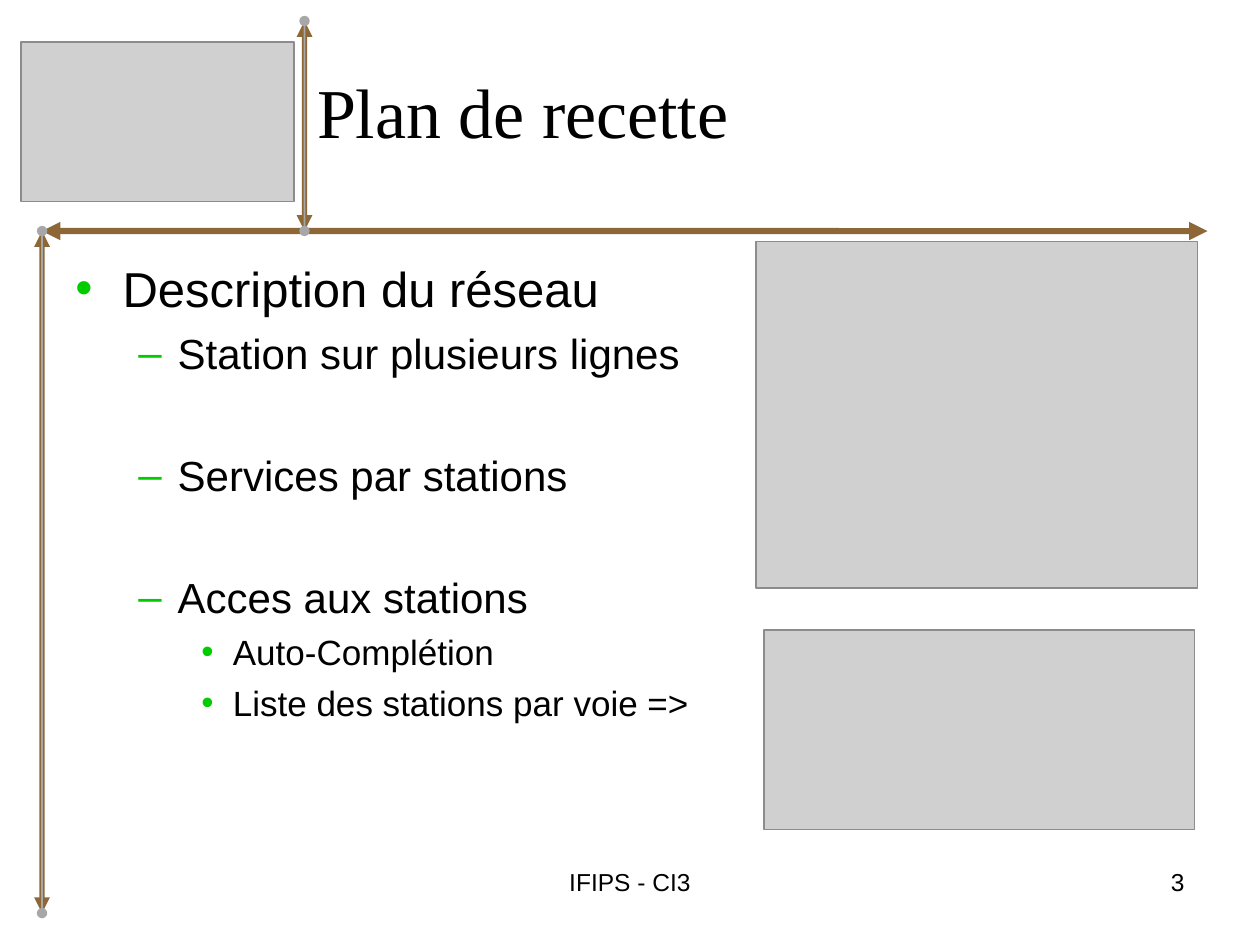
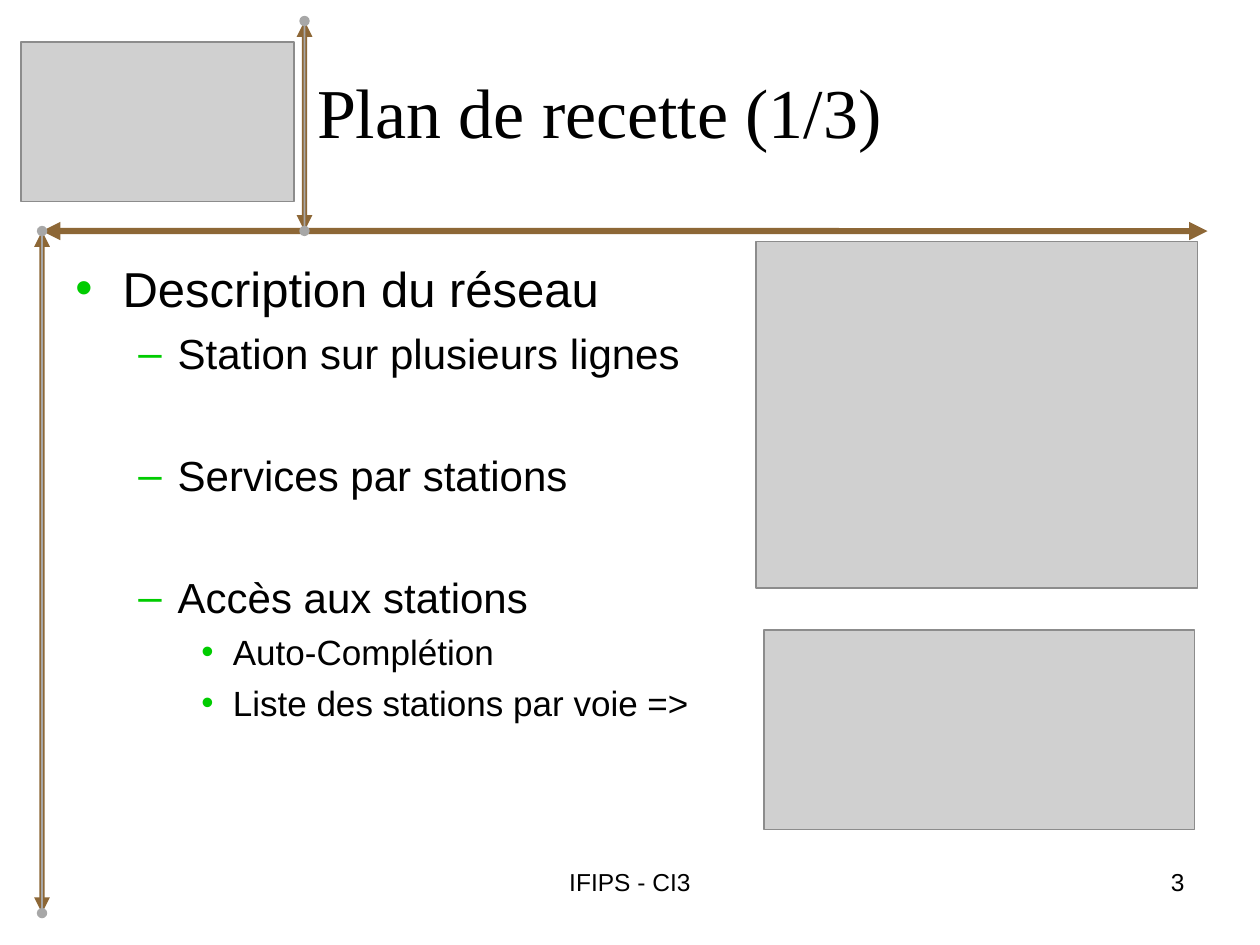
Before and after one commit to bryan-brancotte/projetgl-2008, a slide deck: slide 3 of doc/Soutenance/iGo_Soutenance_Tony.ppt. Drawn at 1260x945 pixels with LibreOffice and Linux fonts; fonts in the diff are those of the drawing; grey boxes stand for pictures. Boxes give left, top, right and bottom in pixels: in the first picture for what was removed or moved away, otherwise in the second. Text is boxed around its words. In the diff, an @@ line names an element or a change of style, - is before the commit and + after.

```diff
--- a/doc/Soutenance/iGo_Soutenance_Tony.ppt
+++ b/doc/Soutenance/iGo_Soutenance_Tony.ppt
@@ title at <box>317,89,882,151</box>: text changed @@
-Plan de recette
+Plan de recette (1/3)
@@ text at <box>178,582,528,614</box>: text changed @@
-  – Acces aux stations
+  – Accès aux stations
```
Also in this commit, not shown: 2 other slides changed.
